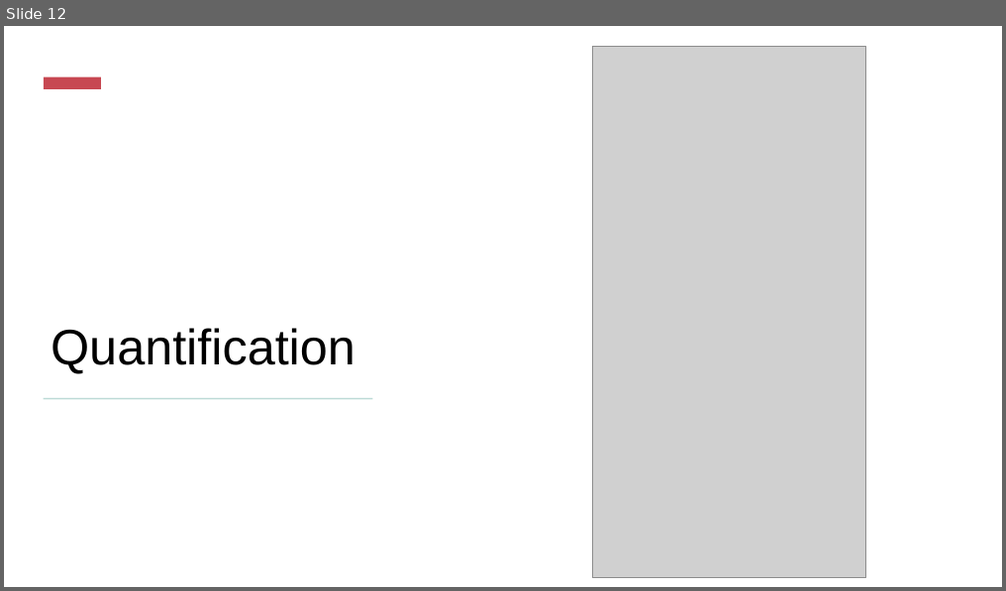
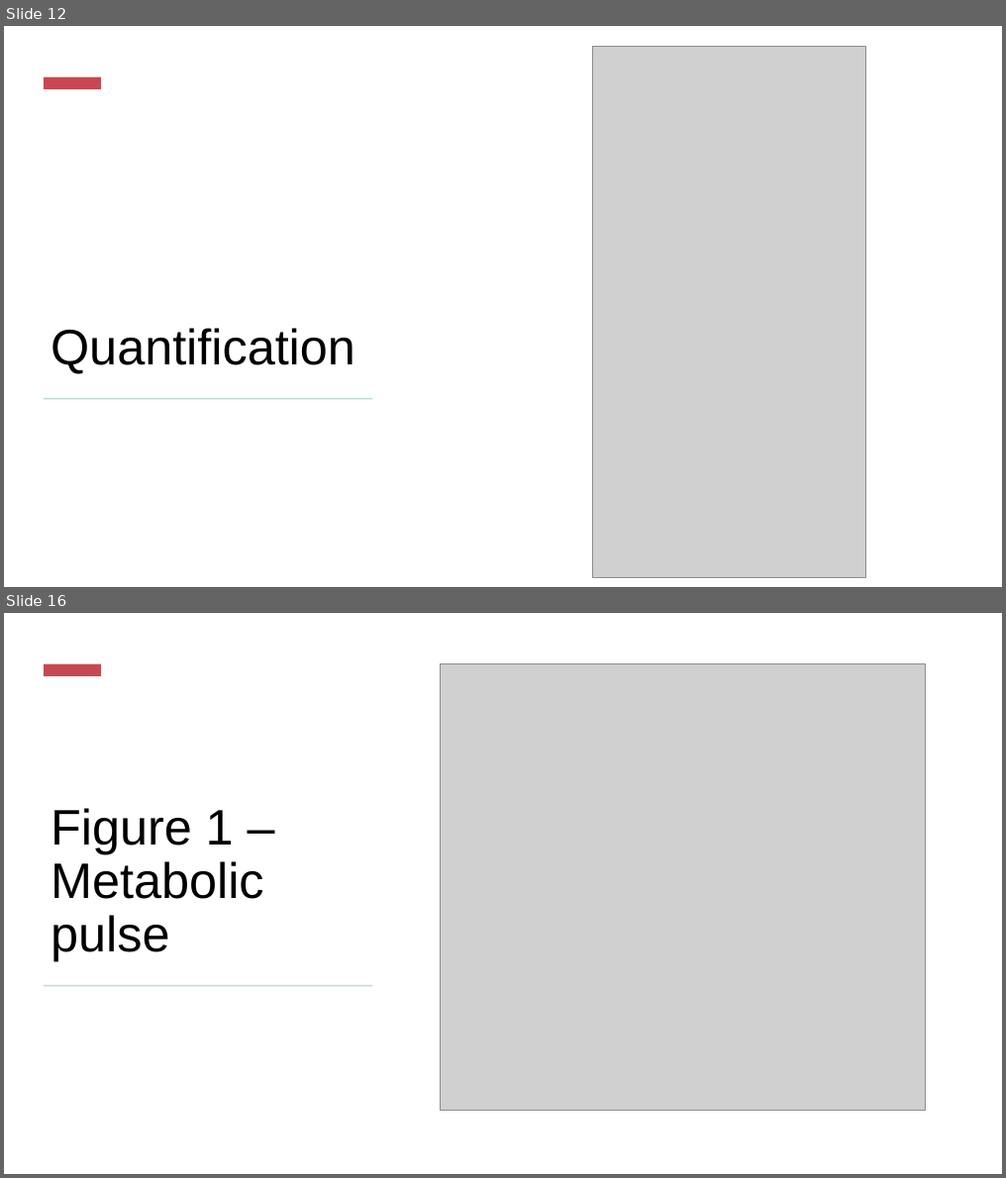
Before and after one commit to nslavov/SlavovLab, a slide deck: teaching/NS_3.pptx. Shown one above the other, each under a label of ours: slide 12 before the commit, slides 12 and 16 after it; the slides between them are not shown. The pictures are 1006x591 and 1006x1178 pixels, drawn with LibreOffice and Linux fonts; fonts in the diff are those of the drawing; grey boxes stand for pictures. Boxes give left, top, right and bottom in pixels: in the first picture for what was removed or moved away, otherwise in the second. Text is boxed around its words. In the diff, an @@ line names an element or a change of style, - is before the commit and + after.

```diff
--- a/teaching/NS_3.pptx
+++ b/teaching/NS_3.pptx
@@ slide 16 added at (x1=4, y1=613, x2=1002, y2=1174), background #FFFFFF @@
@@ rectangle added at (x1=4, y1=613, x2=1002, y2=1174), fill #FFFFFF @@
@@ rectangle added at (x1=44, y1=664, x2=101, y2=676), fill #C74852 @@
@@ picture added at (x1=441, y1=663, x2=926, y2=1111) @@
@@ rectangle added at (x1=58, y1=739, x2=952, y2=1050), fill #FFFFFF, outline #E5F0EF 1 pt @@
@@ title added at (x1=51, y1=808, x2=264, y2=961), 48 pt, text #000000 @@
+Figure 1 – Metabolic pulse
@@ rectangle added at (x1=44, y1=985, x2=373, y2=986), fill #BDDBD7 @@
```
Also in this commit, not shown: 10 other slides added.
